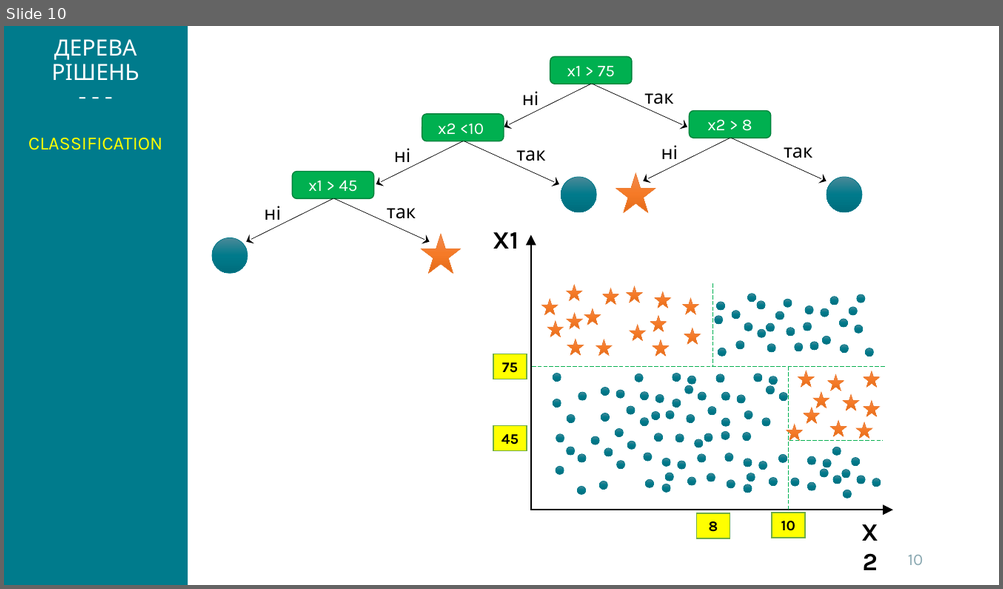
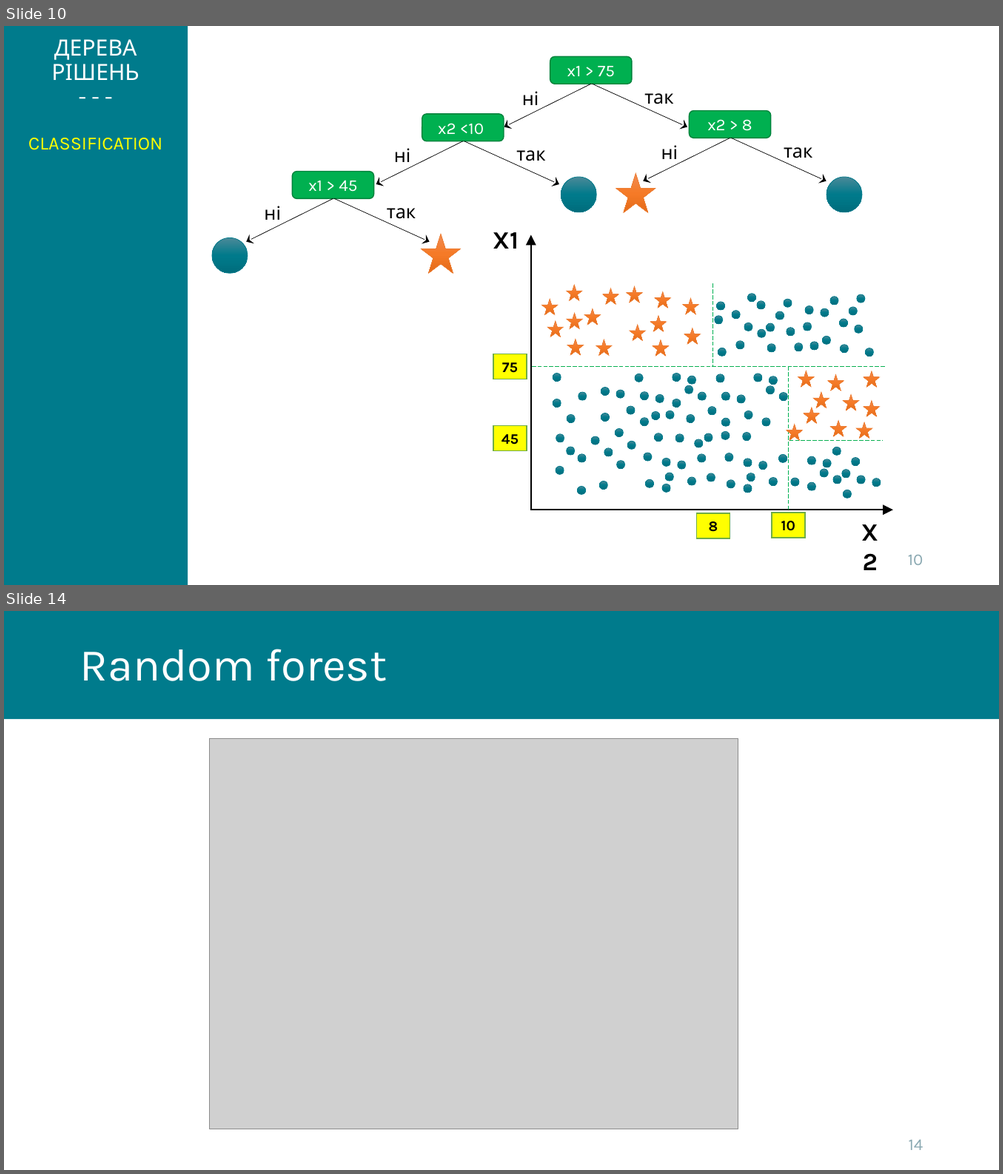
Before and after one commit to kleban/r-course-eng, a slide deck: pptx/061_Trees.pptx. Shown one above the other, each under a label of ours: slide 10 before the commit, slides 10 and 14 after it; the slides between them are not shown. The pictures are 1003x589 and 1003x1174 pixels, drawn with LibreOffice and Linux fonts; fonts in the diff are those of the drawing; grey boxes stand for pictures; background and template pictures are left out. Boxes give left, top, right and bottom in pixels: in the first picture for what was removed or moved away, otherwise in the second. Text is boxed around its words. In the diff, an @@ line names an element or a change of style, - is before the commit and + after.

```diff
--- a/pptx/061_Trees.pptx
+++ b/pptx/061_Trees.pptx
@@ slide 14 added at bbox=[4, 611, 999, 1170], background #FFFFFF @@
@@ rectangle added at bbox=[4, 611, 999, 719], fill #007B8C @@
@@ title added at bbox=[79, 649, 387, 681], 44 pt, text #FFFFFF @@
+Random forest
@@ picture added at bbox=[209, 738, 737, 1130] @@
@@ page number added at bbox=[908, 1140, 923, 1150], 16 pt, text #8CA9B2 @@
+14
```
Also in this commit, not shown: 4 other slides added, 2 other files.
